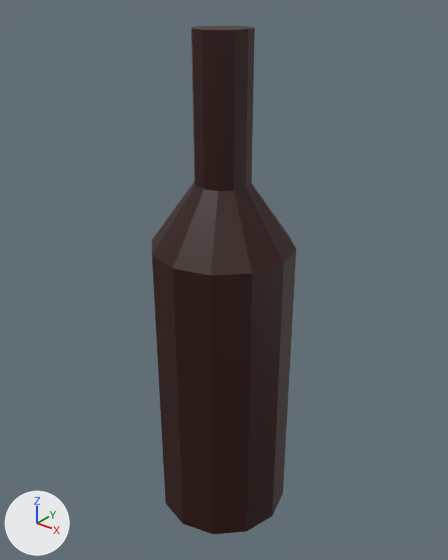
The Blender file TrasherVR/Assets/Models/Trash/glass1.blend, before and after one commit.
Before and after are seen from a 50 mm camera at (3.45, -4.29, 2.86) aimed at (-0.04, 0.07, 0.16). Every picture has the same lights, and +X, +Y and +Z are marked at lower left.

The scene before the commit, as lines of its bpy script (objects in view):
```python
me_cylinder_001 = bpy.data.meshes.new('Cylinder.001')
me_cylinder_001.from_pydata(...)  # 48 vertices, 38 faces; spans x -0.7..0.7, y -0.7..0.7, z -2.5..2.5
me_cylinder_001.materials.append(mat_glassbottlemat)  # dark red #2f0700
ob_cylinder = bpy.data.objects.new('Cylinder', me_cylinder_001)
ob_cylinder.location = (0.0, 0.0, 0.0)
```
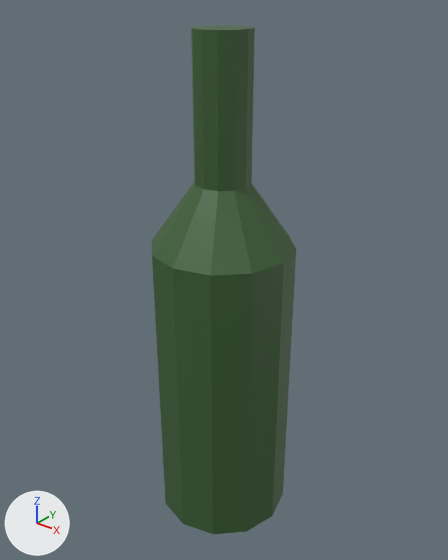
Boxes [x1, y1, x2, y2] around the edits, measured in the pictures (448 x 560 px):
'Cylinder', recoloured (black to green): [152, 26, 296, 534] in both

What changed in the scene script:
```text
Add img_tex_glass:
    img_tex_glass = load_image('tex_Glass', 'tex_Glass.png', 2, 2, 'sRGB')
Add mat_mat_glass1:
    mat_mat_glass1 = principled_material('mat_Glass1')
    mat_mat_glass1.texture = img_tex_glass
Change me_cylinder_001:
    where me_cylinder_001.from_pydata(...)  # 48 vertices, 38 faces; spans x -0.7..0.7, y -0.7..0.7, z -2.5..2.5
    remove me_cylinder_001.materials.append(mat_glassbottlemat)  # dark red #2f0700
    add me_cylinder_001.materials.append(mat_mat_glass1)  # picture img_tex_glass
```
